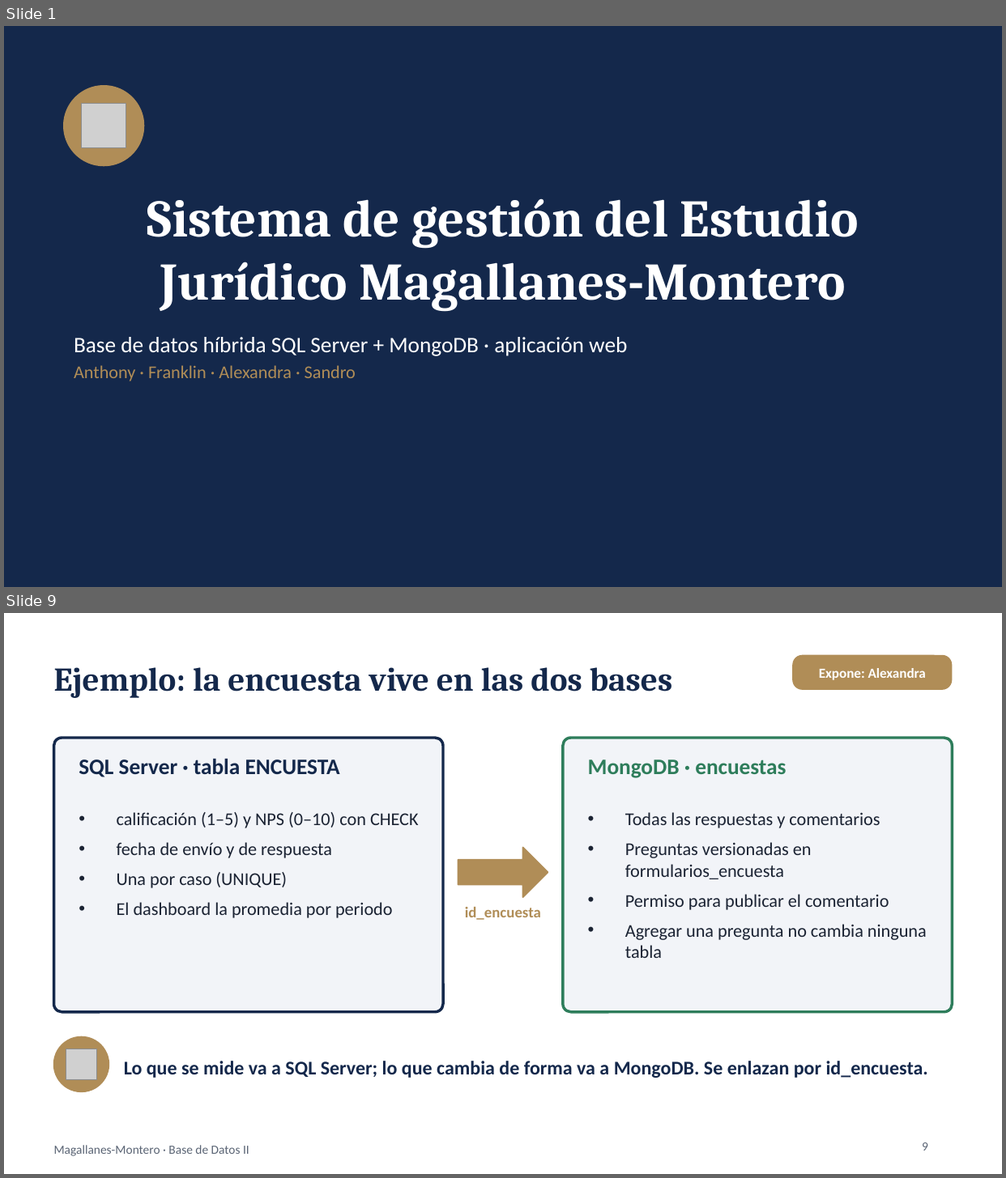
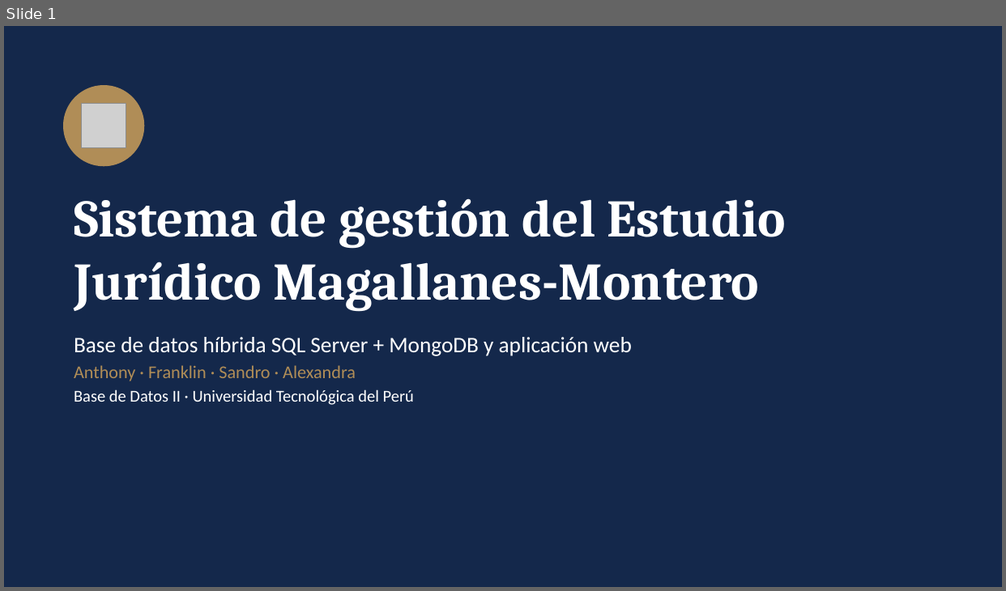
Before and after one commit to alexandra585/Proyecto_Estudio_Juridico, a slide deck: 4_Informe/Presentacion_Sustentacion_Magallanes_Montero.pptx. Shown one above the other, each under a label of ours: slides 1 and 9 before the commit, slide 1 after it; the slides between them are not shown. The pictures are 1006x1178 and 1006x591 pixels, drawn with LibreOffice and Linux fonts; fonts in the diff are those of the drawing; grey boxes stand for pictures. Boxes give left, top, right and bottom in pixels: in the first picture for what was removed or moved away, otherwise in the second. Text is boxed around its words. In the diff, an @@ line names an element or a change of style, - is before the commit and + after.

```diff
--- a/4_Informe/Presentacion_Sustentacion_Magallanes_Montero.pptx
+++ b/4_Informe/Presentacion_Sustentacion_Magallanes_Montero.pptx
@@ slide 9 removed at bbox=[4, 613, 1002, 1174], background #FFFFFF @@
@@ rounded rectangle removed at bbox=[792, 655, 952, 690] @@
-Expone: Alexandra
@@ title removed at bbox=[54, 667, 672, 698] @@
-Ejemplo: la encuesta vive en las dos bases
@@ rounded rectangle removed at bbox=[54, 738, 443, 1012] @@
@@ text removed at bbox=[79, 758, 340, 777] @@
-SQL Server · tabla ENCUESTA
@@ rounded rectangle removed at bbox=[563, 738, 952, 1012] @@
@@ text removed at bbox=[588, 760, 786, 778] @@
-MongoDB · encuestas
@@ text removed at bbox=[117, 812, 419, 918] @@
-• calificación (1–5) y NPS (0–10) con CHECK
-• fecha de envío y de respuesta
-• Una por caso (UNIQUE)
-• El dashboard la promedia por periodo
@@ text removed at bbox=[625, 812, 927, 958] @@
-• Todas las respuestas y comentarios
-• Preguntas versionadas en formularios_encuesta
-• Permiso para publicar el comentario
-• Agregar una pregunta no cambia ninguna tabla
@@ right arrow removed at bbox=[458, 848, 548, 897] @@
@@ text removed at bbox=[465, 907, 541, 920] @@
-id_encuesta
@@ ellipse removed at bbox=[54, 1037, 108, 1092] @@
@@ picture removed at bbox=[66, 1049, 97, 1080] @@
@@ text removed at bbox=[124, 1061, 928, 1078] @@
-Lo que se mide va a SQL Server; lo que cambia de forma va a MongoDB. Se enlazan por id_encuesta.
@@ text removed at bbox=[54, 1145, 249, 1157] @@
-Magallanes-Montero · Base de Datos II
@@ page number removed at bbox=[922, 1143, 928, 1151] @@
-9
@@ slide 1 changed as well @@
@@ title "Sistema de gestión del Estudio ..." at bbox=[74, 199, 786, 312]: alignment centre to left @@
@@ text at bbox=[74, 337, 632, 405]: text changed @@
-Base de datos híbrida SQL Server + MongoDB · aplicación web
-Anthony · Franklin · Alexandra · Sandro
+Base de datos híbrida SQL Server + MongoDB y aplicación web
+Anthony · Franklin · Sandro · Alexandra
+Base de Datos II · Universidad Tecnológica del Perú
```
Also in this commit, not shown: 5 other slides changed, 13 slides added, 8 other slides removed, 1 other file.
